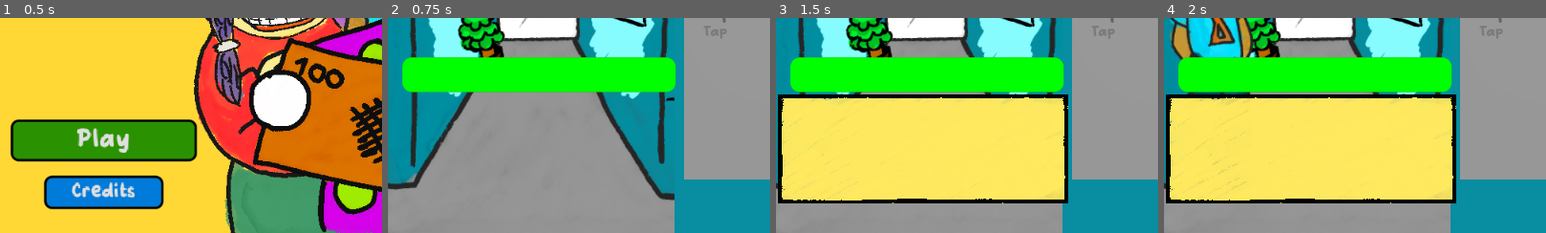
Above: before the commit, frames 1-4 (left to right).
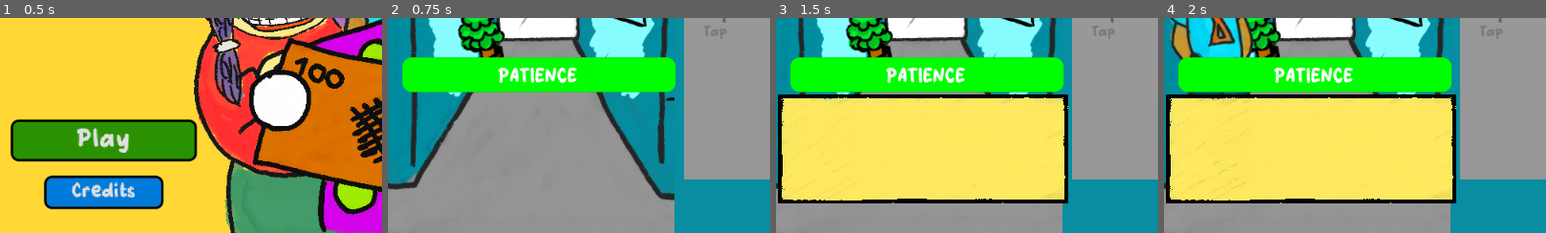
Above: after the commit, the same moments.

Repository: KaitoGameDev/brackeys-gj-2026-2
Game: Godot game, scene res://source/main_menu.tscn
The game is run twice, just before and just after one commit, with the same random seed, the same clock (stepped at 60 frames per second) and the same inputs.
Inputs:
- Up to frame 1 (0.5 s): no input
- Up to frame 2 (0.75 s): click "Play" at 0.5 s
- Up to frame 3 (1.5 s): click "Start Day" at 1.25 s
- Up to frame 4 (2 s): no input
The pictures show only the part of the screen within x 0-50%, y 50-100%; the shares and areas given below are measured in that part.

Frame 1 is identical in both runs. In frame 2, 0.9% of the frame differs, in the area x 28-50%, y 23-31%; in frame 3, 0.9%; in frame 4, 0.9%.

Commit message:
feat: add 'patience' label to the patience meter

Diff:
--- a/source/main.tscn
+++ b/source/main.tscn
@@ -139,6 +139,22 @@
 show_percentage = false
 metadata/_edit_use_anchors_ = true
 
+[node name="Label" type="Label" parent="CanvasLayer/WaveContainer/ProgressBar" unique_id=1678630974]
+layout_mode = 1
+anchors_preset = 15
+anchor_right = 1.0
+anchor_bottom = 1.0
+offset_left = -1.0
+offset_top = 3.0
+offset_right = -1.0
+offset_bottom = 3.0
+grow_horizontal = 2
+grow_vertical = 2
+theme_override_fonts/font = ExtResource("14_qp6gg")
+text = "PATIENCE"
+horizontal_alignment = 1
+vertical_alignment = 1
+
 [node name="PeopleIcon" type="TextureRect" parent="CanvasLayer/WaveContainer" unique_id=304296803]
 layout_mode = 0
 offset_left = 296.0
